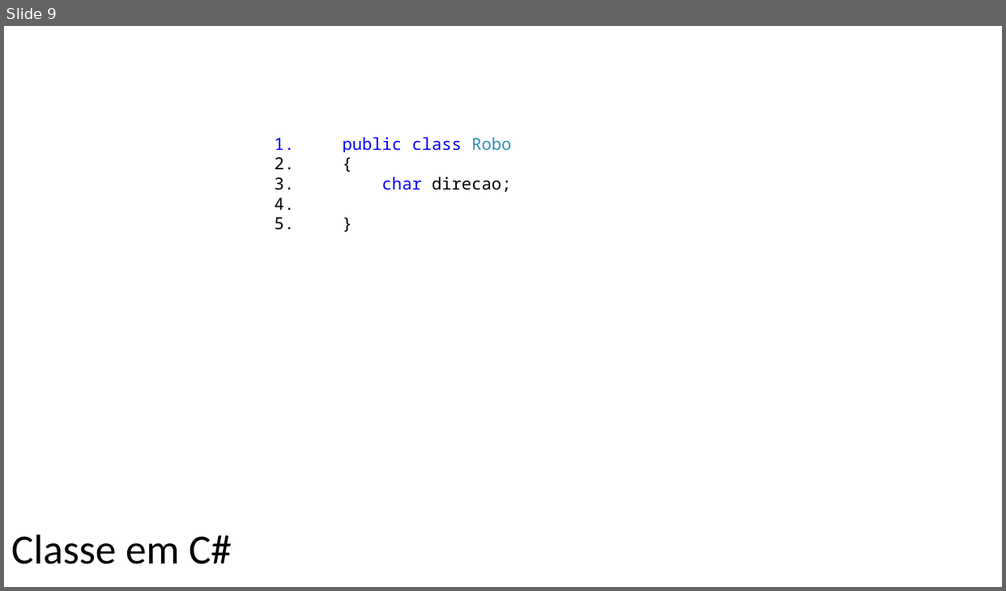
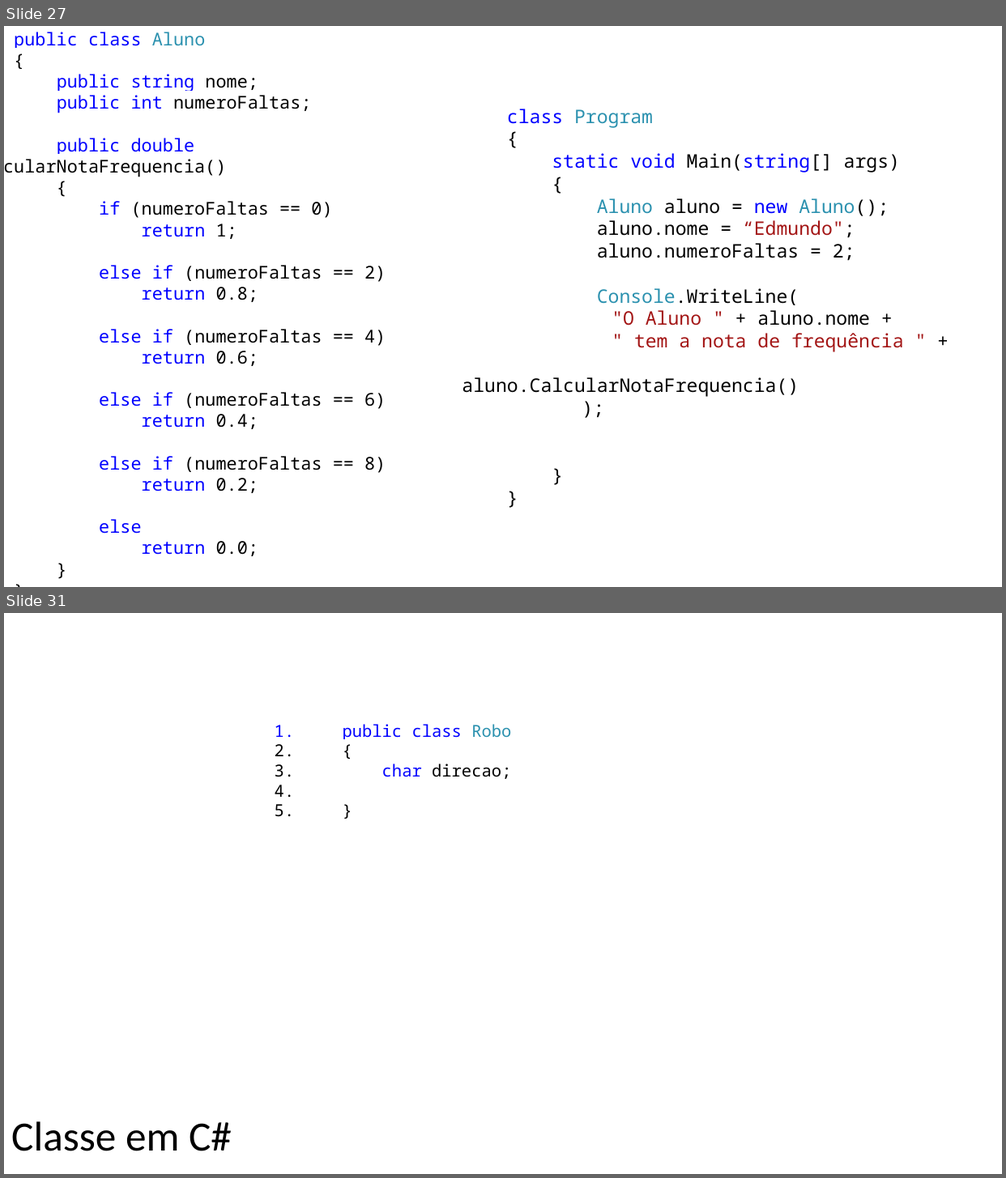
Before and after one commit to AlexandreRech/Terceira-Fase-POO-2017, a slide deck: Material/Unidade 2/Unidade 2 - Resumido.pptx. Shown one above the other, each under a label of ours: slide 9 before the commit, slides 27 and 31 after it; the slides between them are not shown. The pictures are 1006x591 and 1006x1178 pixels, drawn with LibreOffice and Linux fonts; fonts in the diff are those of the drawing. Boxes give left, top, right and bottom in pixels: in the first picture for what was removed or moved away, otherwise in the second. Text is boxed around its words. In the diff, an @@ line names an element or a change of style, - is before the commit and + after.

```diff
--- a/Material/Unidade 2/Unidade 2 - Resumido.pptx
+++ b/Material/Unidade 2/Unidade 2 - Resumido.pptx
@@ slide 27 added at bbox=[4, 26, 1002, 587], background #FFFFFF @@
@@ text added at bbox=[14, 32, 386, 557], 17 pt, text #000000 @@
+public class Aluno
+{
+public string nome;
+public int numeroFaltas;
+public double CalcularNotaFrequencia()
+{
+if (numeroFaltas == 0)
+return 1;
+else if (numeroFaltas == 2)
+return 0.8;
+else if (numeroFaltas == 4)
+return 0.6;
+else if (numeroFaltas == 6)
+return 0.4;
+else if (numeroFaltas == 8)
+return 0.2;
+else
+return 0.0;
+}
+}
@@ text added at bbox=[462, 109, 904, 397], 18 pt, text #000000 @@
+class Program
+{
+static void Main(string[] args)
+{
+Aluno aluno = new Aluno();
+aluno.nome = “Edmundo";
+aluno.numeroFaltas = 2;
+Console.WriteLine(
+"O Aluno " + aluno.nome +
+" tem a nota de frequência " + aluno.CalcularNotaFrequencia()
+);
+}
+}
@@ what was slide 9 is now slide 31 @@
```
Also in this commit, not shown: 4 slides changed, 21 other slides added, 5 other files.
